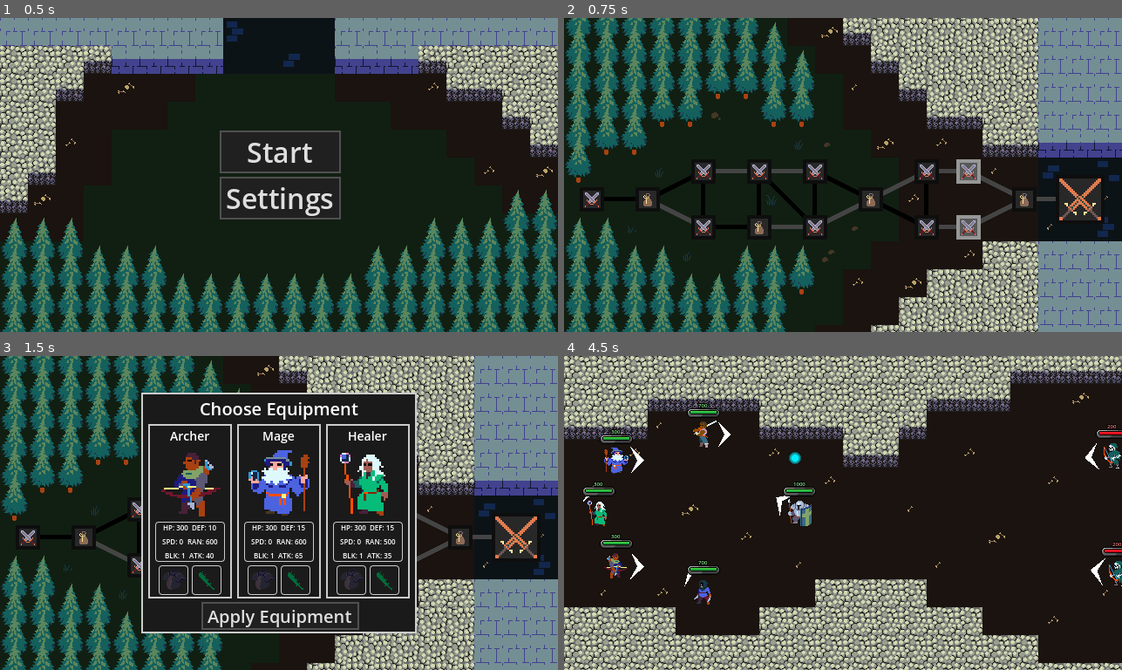
Above: before the commit, frames 1-4 (two rows, left to right).
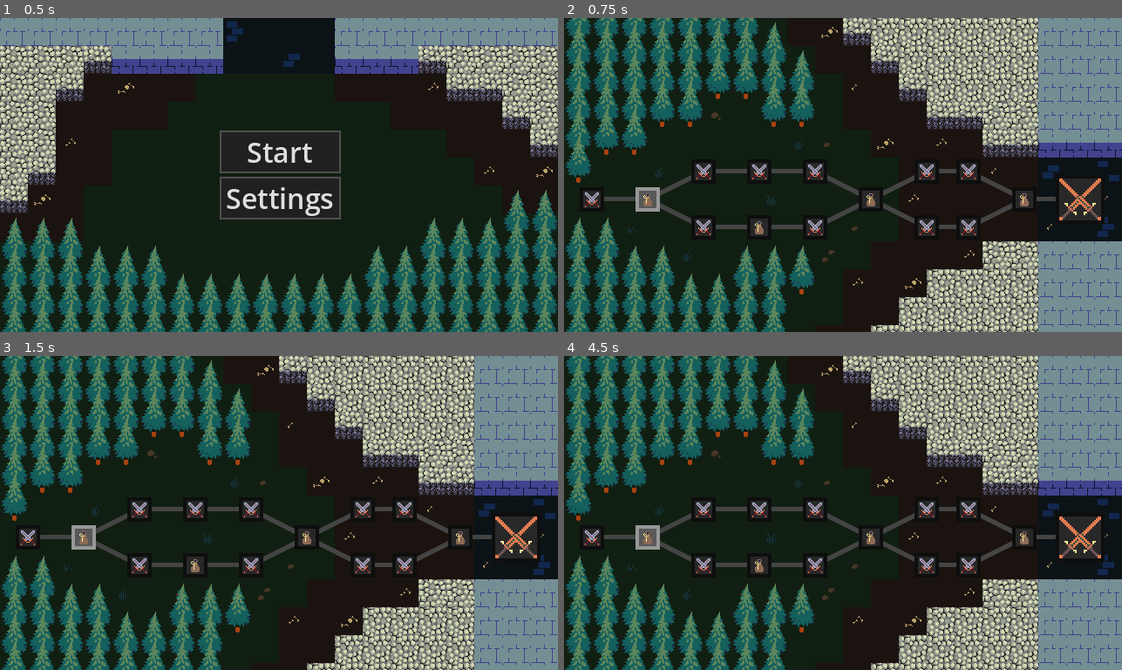
Above: after the commit, the same moments.

Repository: morie197/party_paranoia
Game: Godot game, scene res://main_menu.tscn
Same seed, same stepped clock (60 frames per second), same inputs: the game is played once before the commit and once after it.
Inputs (mouse positions are in pixels of both pictures, inside the frame that each line leads up to):
- Up to frame 1 (0.5 s): no input
- Up to frame 2 (0.75 s): click "Start" at 0.5 s
- Up to frame 3 (1.5 s): tap Enter at 1.25 s; move the mouse to (401, 497) at 1.27 s; press the mouse at (401, 497) at 1.28 s; hold D (right) from 1.28 s (still down)
- Up to frame 4 (4.5 s): release D (right) at 2 s; release the mouse at (965, 497) at 2 s; click (843, 616) at 2 s, where only the run before the commit has a clickable "Apply Equipment"; tap Space at 2.75 s; move the mouse to (731, 528) at 2.77 s; hold S (down) 2.78-3.53 s; right-click (731, 528) at 2.85 s; tap Enter at 3.5 s; move the mouse to (898, 443) at 3.52 s; press the mouse at (898, 443) at 3.53 s; hold D (right) 3.53-4.28 s; move the mouse to (815, 575) at 4.27 s; release the mouse at (815, 575) at 4.28 s; hold W (up) from 4.28 s (still down); right-click (815, 575) at 4.35 s

Frame 1 is identical in both runs. In frame 2, 1.7% of the frame differs, in the area x 7-75%, y 45-71%; in frame 3, 17%; in frame 4, 60%, in the area x 0-100%, y 0-100%.

Commit message:
[Fix] Equips abilities and equipment seperately if non exist

Diff:
--- a/managers/game_manager.gd
+++ b/managers/game_manager.gd
@@ -49,14 +49,14 @@
 signal scene_changed
 
 func reset_data():
-	current_map_stage = 7
+	current_map_stage = 1
 	current_map_path = 0
 
 	inventory = {}
 	current_equipment = {}
 	available_equipment = {}
 
-	gold = 100
+	gold = 5000
 	current_battle = null
 	current_node_manager = null
 	current_battle_manager = null
@@ -129,12 +129,19 @@
 		if available_equipment[item.for_role].has(item):
 			print("Already has equipment!!")
 			return false
+		if available_equipment[item.for_role].size() == 1:
+			var equip_class = item.for_role
+			if not current_equipment.has(equip_class):
+				current_equipment[equip_class] = {}
+			current_equipment[equip_class][item.item_slot] = item
+			print(current_equipment[equip_class])
 	else:
 		available_equipment[item.for_role] = []
 		var equip_class = item.for_role
 		if not current_equipment.has(equip_class):
 			current_equipment[equip_class] = {}
 		current_equipment[equip_class][item.item_slot] = item
+		print(current_equipment[equip_class])
 
 	available_equipment[item.for_role].append(item)
 
